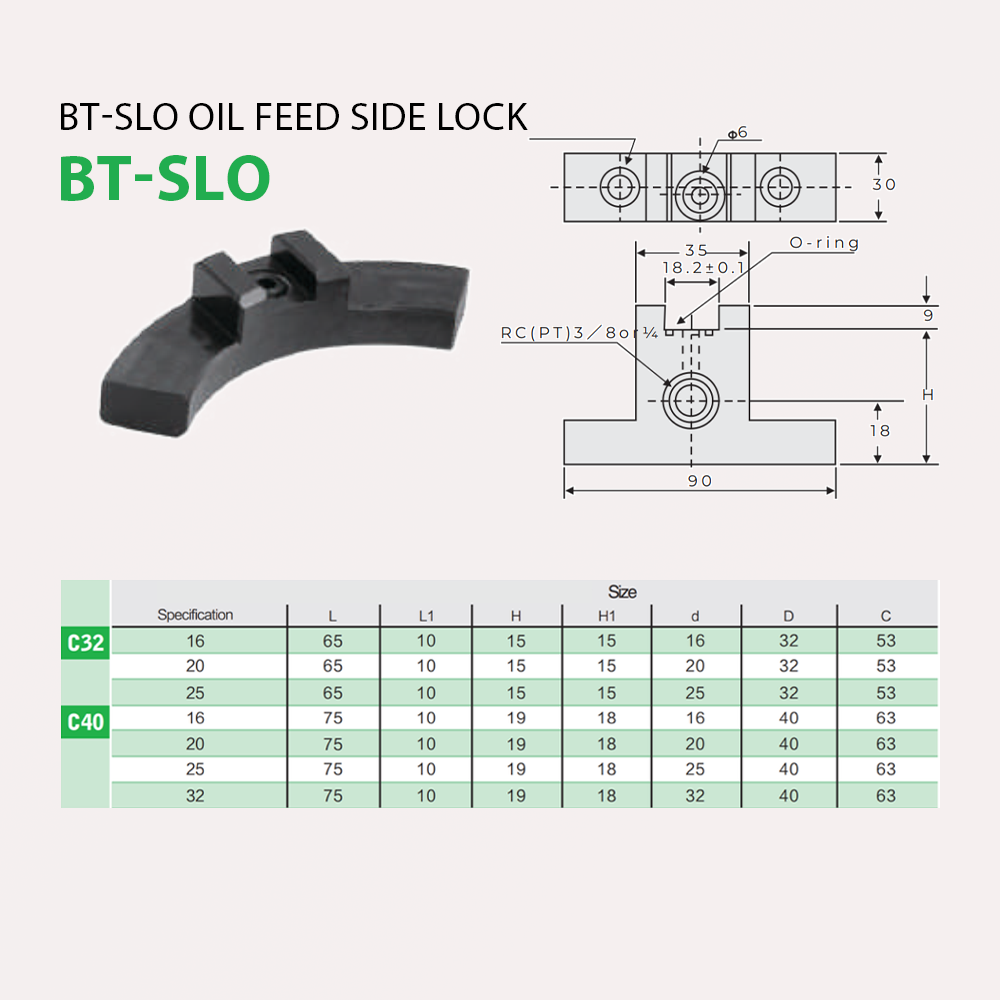
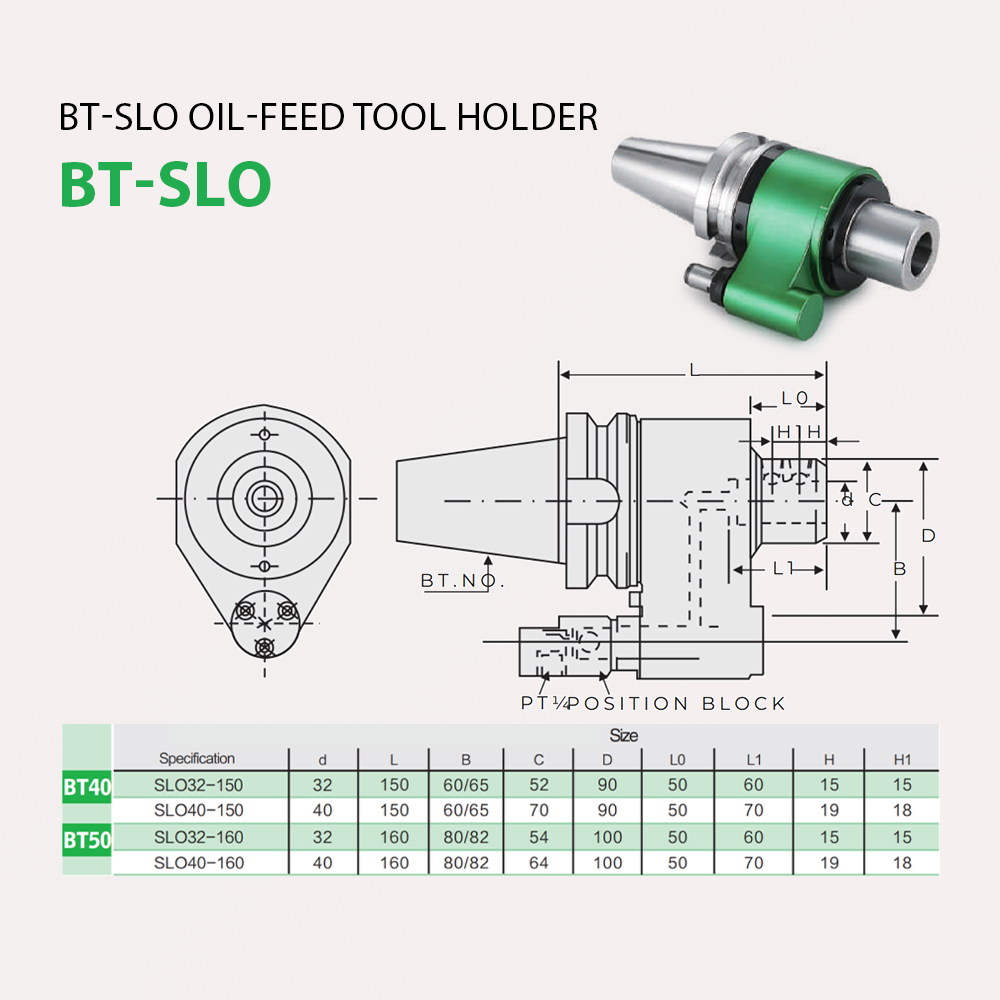
Before/after of a 1000 × 1000 layered artwork. What changed in the layer stack:
hid group "Áo côn C32 và C40" (5 layers) over [61, 103, 940, 808]
renamed "bt-slo oil feed side lock" to "bt-slo Reduction Sleeves", painted on it over [247, 103, 544, 130]
showed group "anh-thong-so-ky-thuat" (5 layers) over [61, 103, 940, 876]
renamed "BT-ERO Oil-Feed TOOL Holder" to "BT-SLO Oil-Feed TOOL Holder", painted on it over [247, 103, 598, 130]
renamed "BT-ERO copy" to "BT-SLO", painted on it over [62, 161, 271, 207]
renamed "Layer 23" to "Layer 36 copy 3", painted on it over [500, 132, 940, 482]
added layer "Layer 38" in group "anh-thong-so-ky-thuat" over [155, 359, 940, 711]
added layer "Layer 33" in group "anh-thong-so-ky-thuat" over [62, 724, 940, 876]